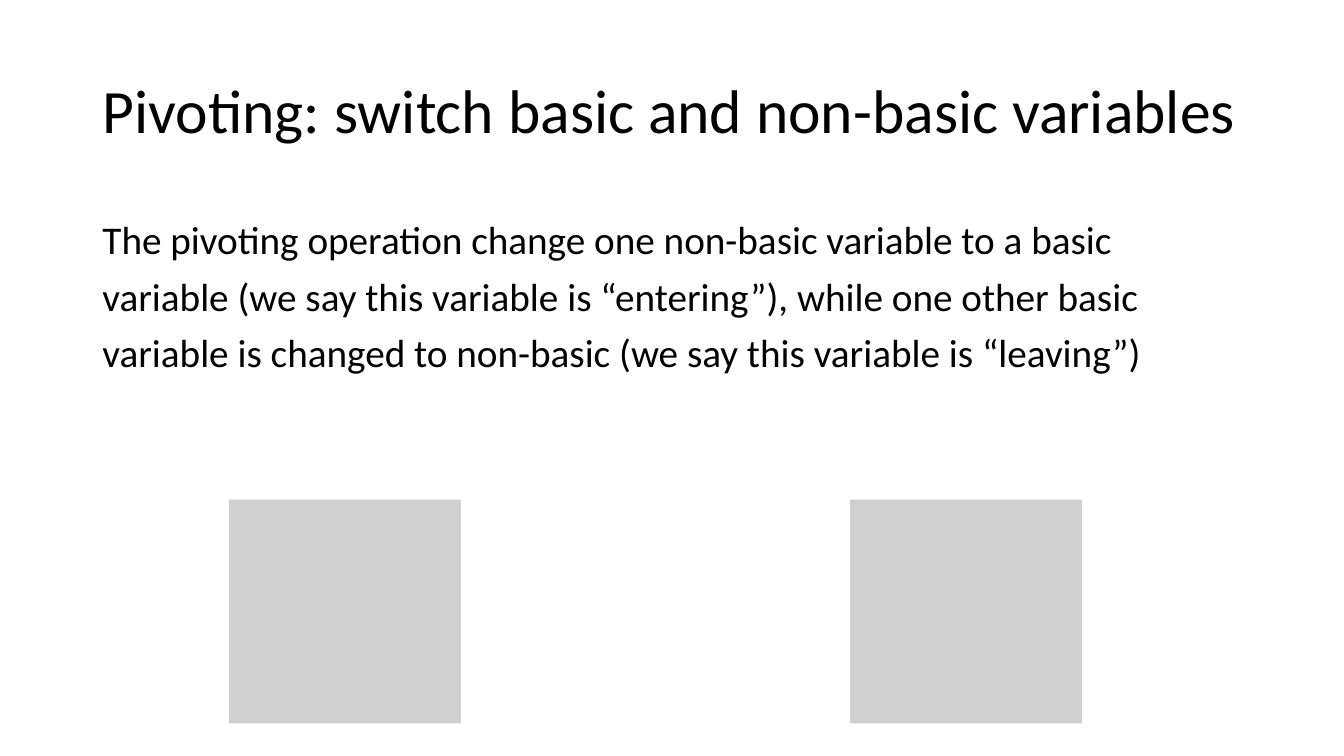
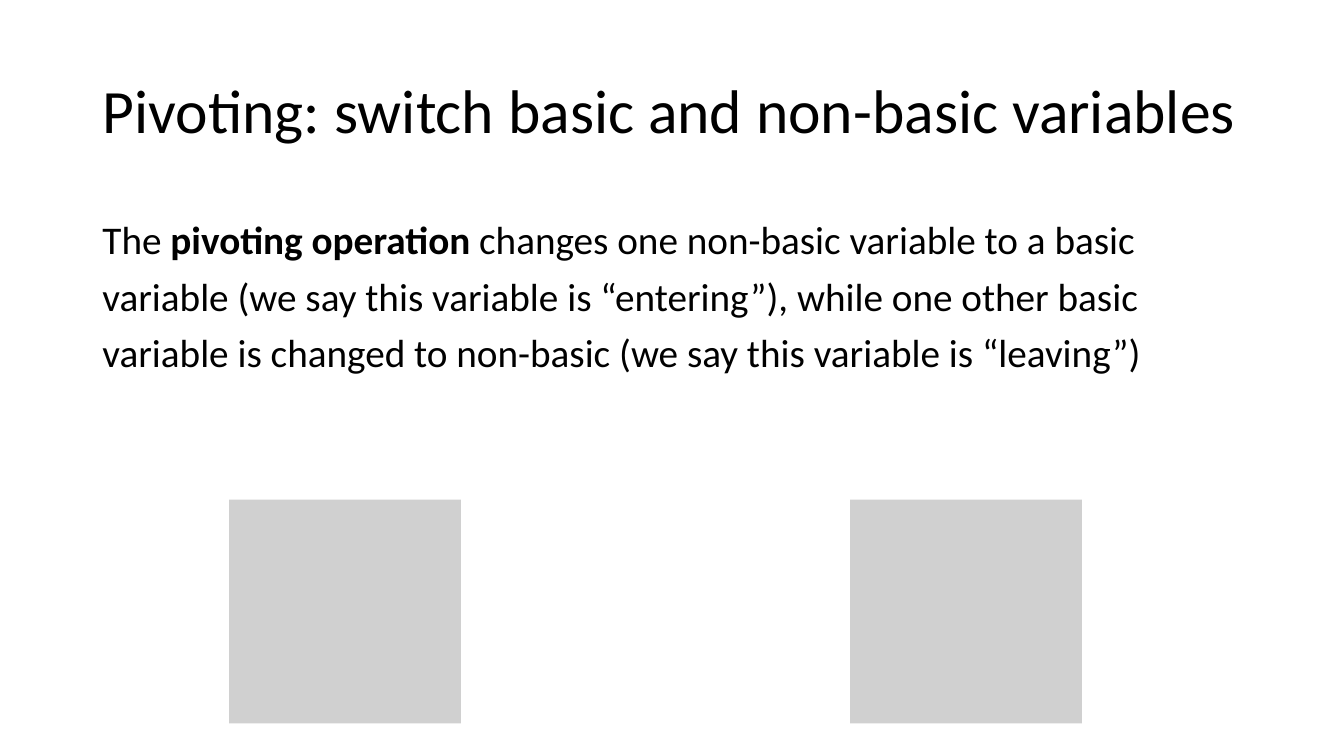
Before and after one commit to sayanmitracode/cpsbooksite, a slide deck: slide 23 of Slides/2025/L6_SMT_LRA.pptx. Drawn at 1344x756 pixels with LibreOffice and Linux fonts; fonts in the diff are those of the drawing; grey boxes stand for pictures. Boxes give left, top, right and bottom in pixels: in the first picture for what was removed or moved away, otherwise in the second. Text is boxed around its words. In the diff, an @@ line names an element or a change of style, - is before the commit and + after.

```diff
--- a/Slides/2025/L6_SMT_LRA.pptx
+++ b/Slides/2025/L6_SMT_LRA.pptx
@@ text at box(102, 226, 1140, 374): text changed @@
-The pivoting operation change one non-basic variable to a basic variable (we say this variable is “entering”), while one other basic variable is changed to non-basic (we say this variable is “leaving”)
+The pivoting operation changes one non-basic variable to a basic variable (we say this variable is “entering”), while one other basic variable is changed to non-basic (we say this variable is “leaving”)
```
Also in this commit, not shown: 1 other slide changed, 5 other files.
